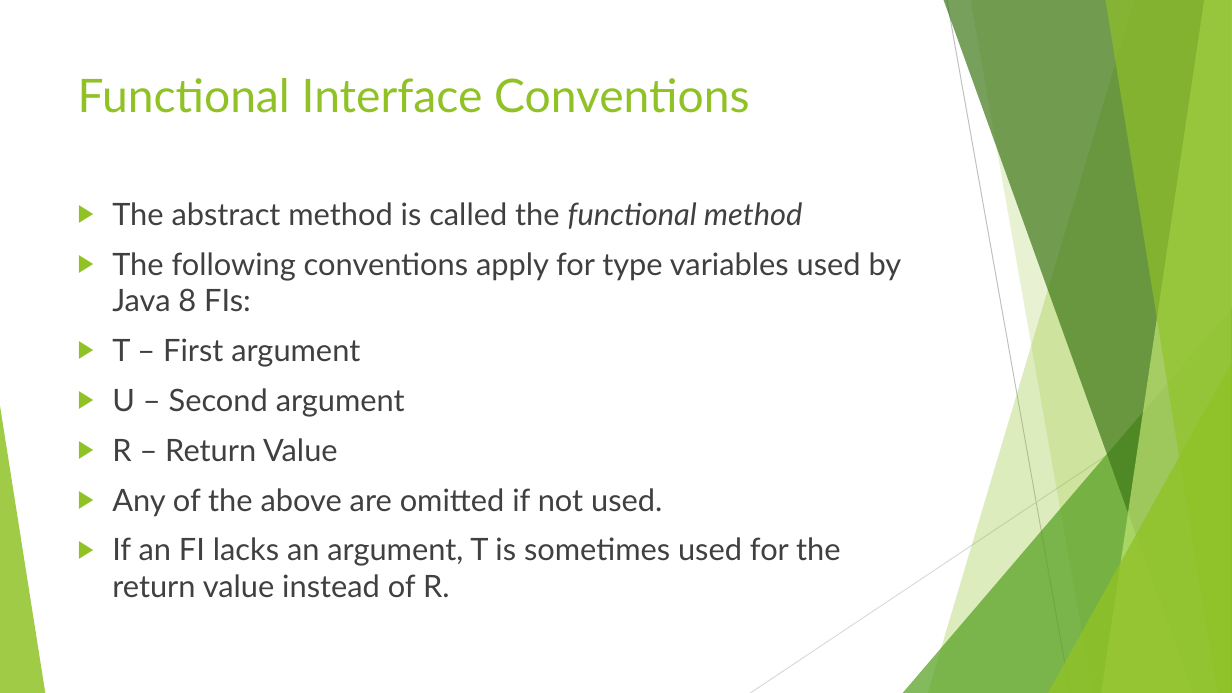
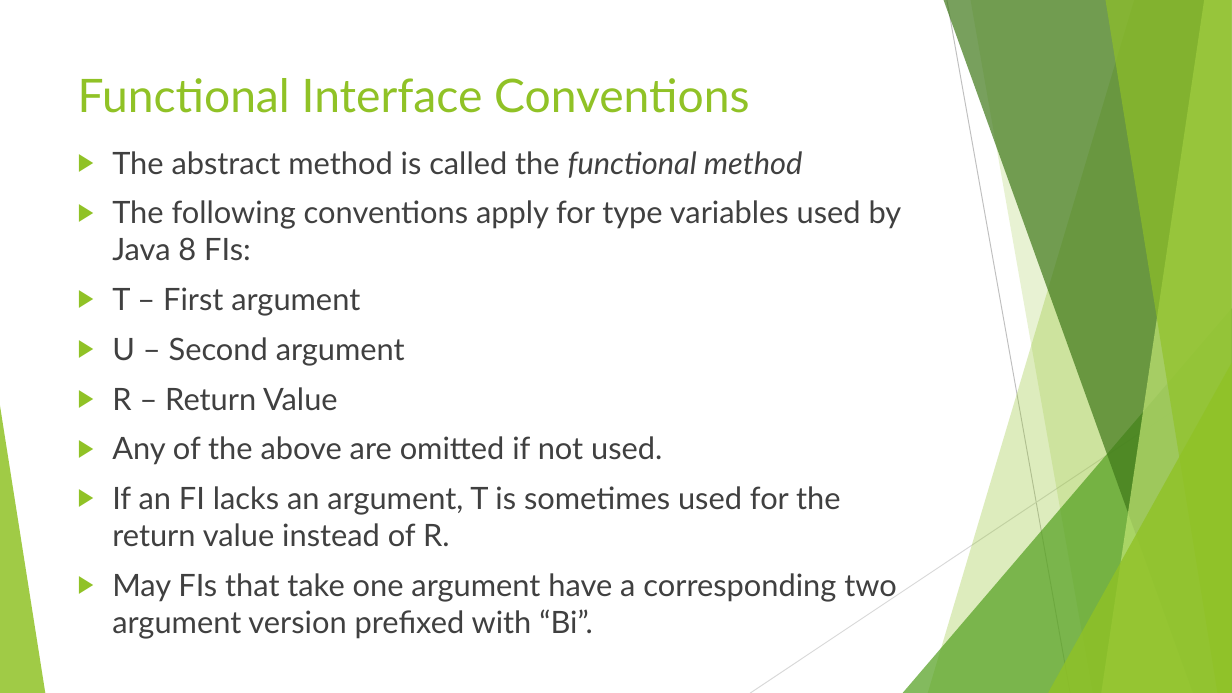
Before and after one commit to RichardRoda/2017-CodePaLOUsa-Lambda, a slide deck: slide 9 of Learning to Love the Lambda in the Stream.pptx (slide 7 before the commit). Drawn at 1232x693 pixels with LibreOffice and Linux fonts; fonts in the diff are those of the drawing. Boxes give left, top, right and bottom in pixels: in the first picture for what was removed or moved away, otherwise in the second. Text is boxed around its words. In the diff, an @@ line names an element or a change of style, - is before the commit and + after.

Commit message:
Various changes - Add unit testing strategies: builder pattern to add intermediate operation to stream, or decorator to decorate functional lambdas with testing logic.  Add slide about method references.

```diff
--- a/Learning to Love the Lambda in the Stream.pptx
+++ b/Learning to Love the Lambda in the Stream.pptx
@@ text "The abstract method is called ...": place and size @@
-text "The abstract method is called ..." at (112,202,902,598)
+text "The abstract method is called ..." at (112,151,902,639)
@@ text at (112,573,896,639): paragraph added @@
+▶ May FIs that take one argument have a corresponding two argument version prefixed with “Bi”.
```
Also in this commit, not shown: 11 other slides changed, 10 slides added, 5 other files.
